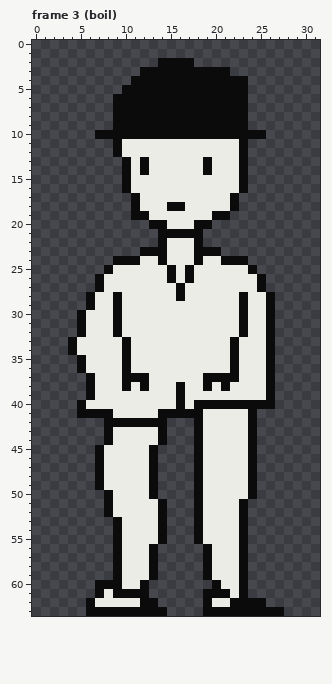
One commit to this pixel-art file: assets/src/waiting_fisher.aseprite. The picture above was drawn from the file before the commit.
32x64 pixels, 3 frames. Shown: frame 3 (boil). The commit also changed other frames, which this record leaves out.
Now the later version:
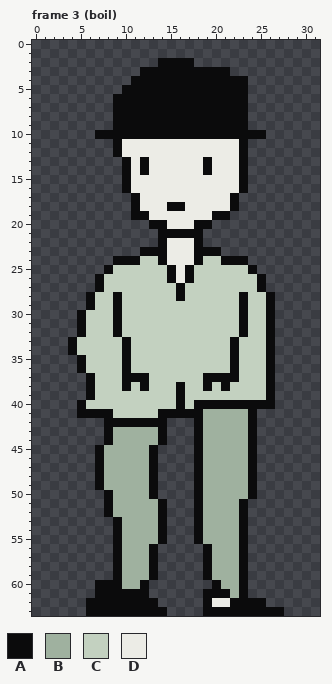
Palette (. is transparent): A #0b0b0c  B #9fb19f  C #c3d1c0  D #ecece6
From old to new:
--- frame 3 (boil), layer "fill"
@@ x 0..31 @@
 23 ............AAADDDAAA...........
-24 .........AAADDADDDADDAAA........
-25 ........ADDDDDDADADDDDDDA.......
-26 .......ADDDDDDDADADDDDDDDA......
-27 .......ADDDDDDDDADDDDDDDDA......
-28 ......ADDADDDDDDADDDDDDADDA.....
-29 ......ADDADDDDDDDDDDDDDADDA.....
-30 .....ADDDADDDDDDDDDDDDDADDA.....
-31 .....ADDDADDDDDDDDDDDDDADDA.....
-32 .....ADDDADDDDDDDDDDDDDADDA.....
-33 ....ADDDDDADDDDDDDDDDDADDDA.....
-34 ....ADDDDDADDDDDDDDDDDADDDA.....
-35 .....ADDDDADDDDDDDDDDDADDDA.....
-36 .....ADDDDADDDDDDDDDDDADDDA.....
-37 ......ADDDAAADDDDDDAAAADDDA.....
-38 ......ADDDADADDDADDADADDDDA.....
-39 ......ADDDDDDDDDADDDDDDDDDA.....
-40 .....ADDDDDDDDDDADAAAAAAAAA.....
-41 .....AAAADDDDDAAAAADDDDDA.......
-42 ........AAAAAAA...ADDDDDA.......
-43 ........ADDDDDA...ADDDDDA.......
-44 ........ADDDDDA...ADDDDDA.......
-45 .......ADDDDDA....ADDDDDA.......
-46 .......ADDDDDA....ADDDDDA.......
-47 .......ADDDDDA....ADDDDDA.......
-48 .......ADDDDDA....ADDDDDA.......
-49 .......ADDDDDA....ADDDDDA.......
-50 ........ADDDDA....ADDDDDA.......
-51 ........ADDDDDA...ADDDDA........
-52 ........ADDDDDA...ADDDDA........
-53 .........ADDDDA...ADDDDA........
-54 .........ADDDDA...ADDDDA........
-55 .........ADDDDA...ADDDDA........
-56 .........ADDDA.....ADDDA........
-57 .........ADDDA.....ADDDA........
-58 .........ADDDA.....ADDDA........
-59 .........ADDDA.....ADDDA........
-60 .......AAADDA.......ADDA........
-61 .......ADAAAA......AAADA........
-62 ......ADDDDDAA.....ADDAAAA......
+24 .........AAACCADDDACCAAA........
+25 ........ACCCCCCADACCCCCCA.......
+26 .......ACCCCCCCADACCCCCCCA......
+27 .......ACCCCCCCCACCCCCCCCA......
+28 ......ACCACCCCCCACCCCCCACCA.....
+29 ......ACCACCCCCCCCCCCCCACCA.....
+30 .....ACCCACCCCCCCCCCCCCACCA.....
+31 .....ACCCACCCCCCCCCCCCCACCA.....
+32 .....ACCCACCCCCCCCCCCCCACCA.....
+33 ....ACCCCCACCCCCCCCCCCACCCA.....
+34 ....ACCCCCACCCCCCCCCCCACCCA.....
+35 .....ACCCCACCCCCCCCCCCACCCA.....
+36 .....ACCCCACCCCCCCCCCCACCCA.....
+37 ......ACCCAAACCCCCCAAAACCCA.....
+38 ......ACCCACACCCACCACACCCCA.....
+39 ......ACCCCCCCCCACCCCCCCCCA.....
+40 .....ACCCCCCCCCCACAAAAAAAAA.....
+41 .....AAAACCCCCAAAAABBBBBA.......
+42 ........AAAAAAA...ABBBBBA.......
+43 ........ABBBBBA...ABBBBBA.......
+44 ........ABBBBBA...ABBBBBA.......
+45 .......ABBBBBA....ABBBBBA.......
+46 .......ABBBBBA....ABBBBBA.......
+47 .......ABBBBBA....ABBBBBA.......
+48 .......ABBBBBA....ABBBBBA.......
+49 .......ABBBBBA....ABBBBBA.......
+50 ........ABBBBA....ABBBBBA.......
+51 ........ABBBBBA...ABBBBA........
+52 ........ABBBBBA...ABBBBA........
+53 .........ABBBBA...ABBBBA........
+54 .........ABBBBA...ABBBBA........
+55 .........ABBBBA...ABBBBA........
+56 .........ABBBA.....ABBBA........
+57 .........ABBBA.....ABBBA........
+58 .........ABBBA.....ABBBA........
+59 .........ABBBA.....ABBBA........
+60 .......AAABBA.......ABBA........
+61 .......AAAAAA......AAABA........
+62 ......AAAAAAAA.....ADDAAAA......
 63 ......AAAAAAAAA....AAAAAAAAA....
Pixel boxes of the changes (left, top, right, bottom) in both pictures:
changed: (77, 256, 266, 607)
